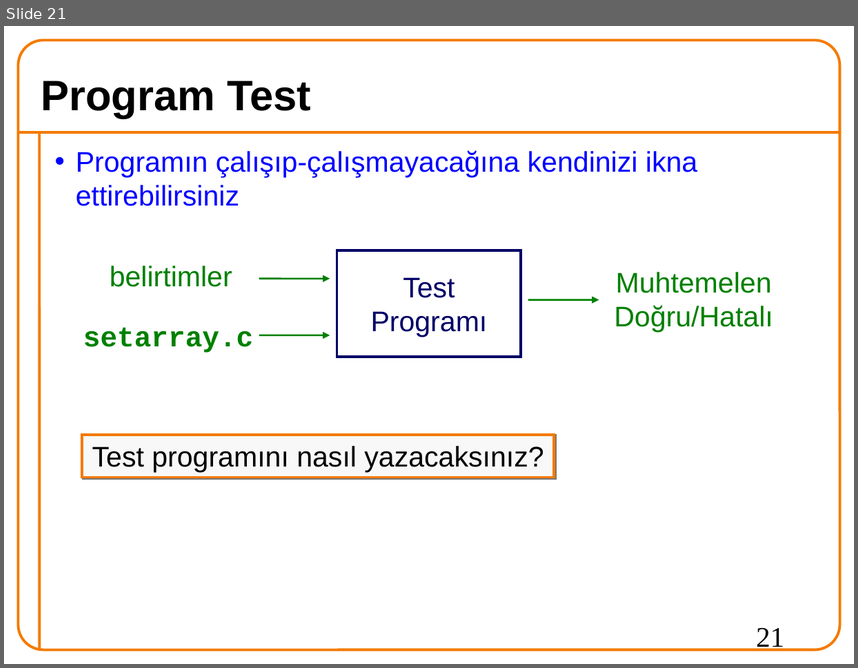
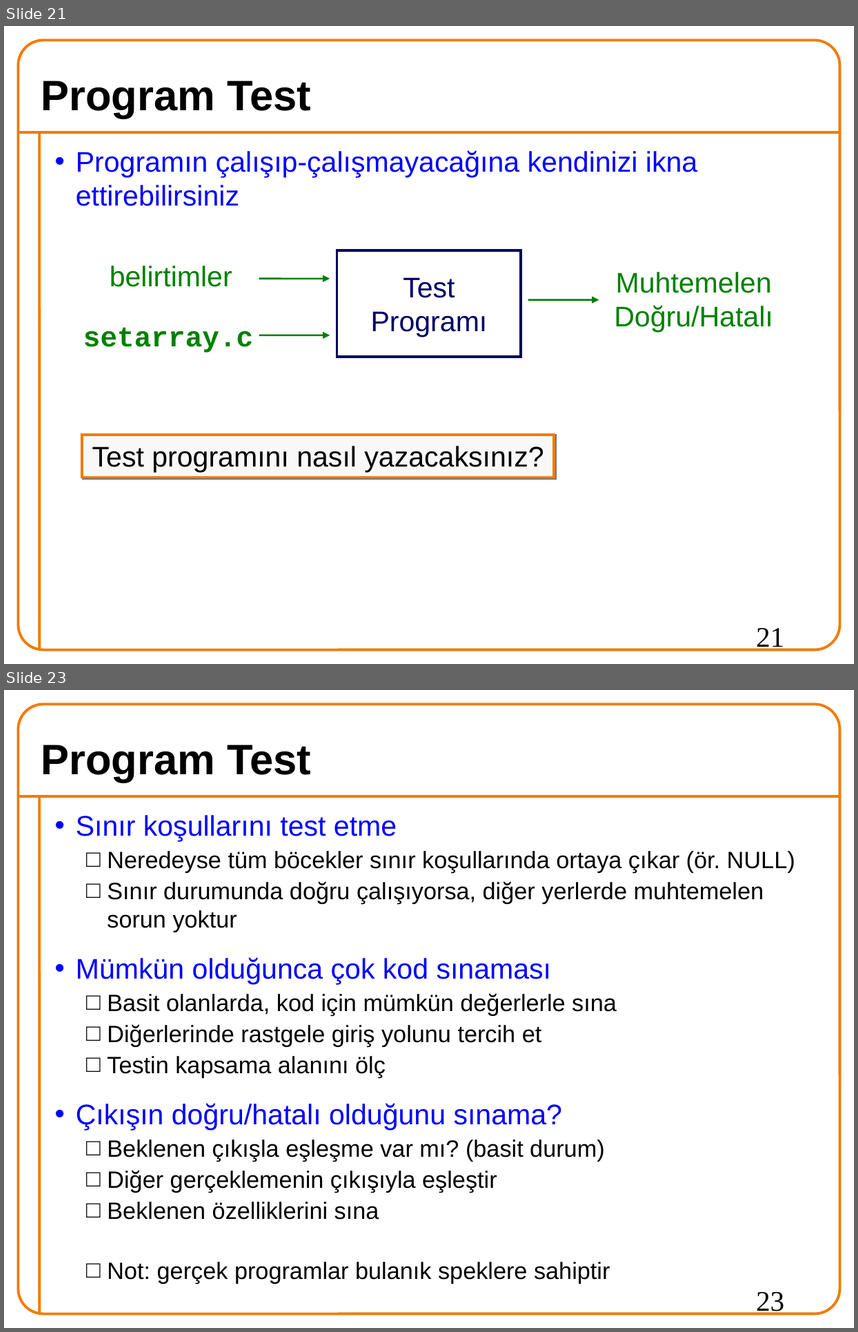
Before and after one commit to 19ceng/ceng201pro, a slide deck: 05test.odp. Shown one above the other, each under a label of ours: slide 21 before the commit, slides 21 and 23 after it; the slides between them are not shown. The pictures are 858x668 and 858x1332 pixels, drawn with LibreOffice and Linux fonts; fonts in the diff are those of the drawing; background and template pictures are left out. Boxes give left, top, right and bottom in pixels: in the first picture for what was removed or moved away, otherwise in the second. Text is boxed around its words. In the diff, an @@ line names an element or a change of style, - is before the commit and + after.

Commit message:
test:OK

```diff
--- a/05test.odp
+++ b/05test.odp
@@ slide 23 added at [4,690,854,1328], background #FFFFFF; not listed: 3 template elements that a slide beside it also shows @@
@@ title added at [41,745,311,782], 36 pt, text #000000, bold @@
+Program Test
@@ text added at [76,815,795,1283], 20 pt, text #000000 @@
+• Sınır koşullarını test etme
+  □ Neredeyse tüm böcekler sınır koşullarında ortaya çıkar (ör. NULL)
+  □ Sınır durumunda doğru çalışıyorsa, diğer yerlerde muhtemelen sorun yoktur
+• Mümkün olduğunca çok kod sınaması
+  □ Basit olanlarda, kod için mümkün değerlerle sına
+  □ Diğerlerinde rastgele giriş yolunu tercih et
+  □ Testin kapsama alanını ölç
+• Çıkışın doğru/hatalı olduğunu sınama?
+  □ Beklenen çıkışla eşleşme var mı? (basit durum)
+  □ Diğer gerçeklemenin çıkışıyla eşleştir
+  □ Beklenen özelliklerini sına
+  □ Not: gerçek programlar bulanık speklere sahiptir
@@ page number added at [756,1291,784,1315], 24 pt, text #000000 @@
+23
```
Also in this commit, not shown: 4 slides changed, 8 other slides added, 9 slides removed.
